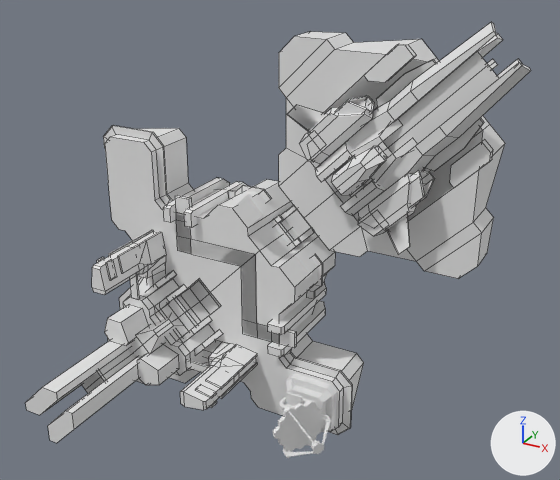
Before and after pictures for a commit that changed the FBX model Assets/_Project/Addressables/Remote/Territory/FBX_Territory/Territory_MainBlock.fbx.
The view is the same before and after, from a camera (50 mm lens) standing at (51.2, -69.1, 47.0) and looking at (11.7, 2.5, 11.1). The lights are fixed; the arrows at lower right show +X, +Y and +Z. The first picture is the older version. Mesh edges are drawn as thin lines on the coarser meshes. Where no turn or scale is listed for an object, it has been applied to the vertices. Vertices at exactly the same position are counted once.

The first picture shows 'Cliff1', 'Cliff2', 'CommandCenter', 'LightBringer', 'LightBringer_Ground', 'MainBlock_Ground', 'Telescope', 'WalkPath' and 2 more.
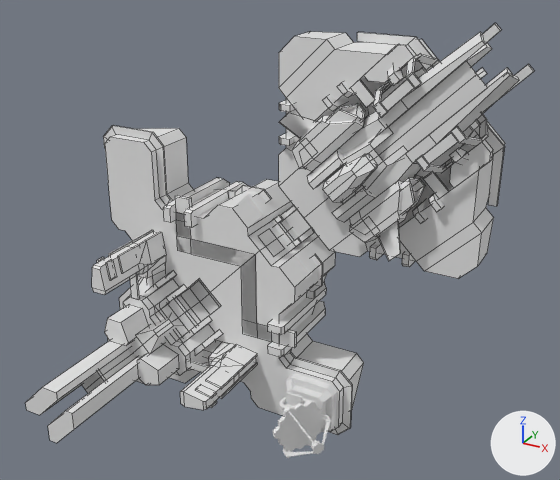
The change in detail:
me_cube_106 is used by ob_lightbringer_ground; location (20.0, 10.0, 20.0).
Verts and faces of me_cube_106; kept vertices keep their numbers, new ones are numbered from 99.
me_cube_106 had 99 vertices, 56 faces and spanned x -12.0..13.0, y -1.0..16.3, z -12.0..13.0.
me_cube_106 now has 345 vertices, 196 faces and spans x -12.0..14.7, y -4.0..16.3, z -12.0..14.8.
Part 1, on me_cube_106:
127 vertices are added at x -5.9..14.7, y -4.0..7.0, z -5.9..14.8.
39 new vertices lie (0.6, 0.0, 0.6) away from vertices in x 0.0..10.7, y -4.0..4.1, z -0.1..11.4.
6 new vertices lie (-1.1, 0.0, 1.0) away from vertices in x 2.0..10.5, y -4.0..4.1, z 4.4..9.4.
6 new vertices lie (0.7, 0.0, 0.6) away from vertices in x 0.9..4.4, y -4.0..4.1, z 7.0..10.4.
20 new vertices lie (0.5, 0.0, 0.5) away from vertices in x -5.9..8.2, y -2.0..3.0, z -5.9..8.2.
8 new vertices lie (0.0, 0.5, 0.0) away from vertices in x 4.1..14.7, y 7.0, z 4.1..14.8.
6 new vertices lie (-1.0, 0.0, -1.0) away from vertices in x -2.0..13.0, y -1.0..5.0, z -2.0..13.0.
6 new vertices lie (0.0, 2.1, 0.0) away from vertices in x 0.1..12.1, y -1.0, z 3.4..8.4.
130 new faces join them.
Part 2, on me_cube_106:
New vertex 263 is at (4.6, 2.0, -10.0).
New vertex 264 is at (4.6, -2.0, -10.0), pixel (402, 254).
New vertex 265 is at (4.6, -1.5, -11.7), pixel (403, 266).
New vertex 266 is at (4.6, -2.0, -11.2), pixel (401, 263).
New vertex 267 is at (0.6, 2.0, -10.0).
New vertex 268 is at (0.6, -2.0, -10.0), pixel (369, 247).
New vertex 269 is at (0.6, -1.5, -11.7), pixel (370, 258).
New vertex 270 is at (0.6, -2.0, -11.2), pixel (369, 256).
New vertices 271 to 278 stand at vertices 263 to 270, in that order, plus (0.8, 0.0, 0.0).
New vertex 295 is at (-10.0, 2.0, 0.6).
New vertex 296 is at (-10.0, -2.0, 0.6), pixel (289, 145).
New vertex 297 is at (-11.7, -1.5, 0.6), pixel (278, 142).
New vertex 298 is at (-11.2, -2.0, 0.6), pixel (280, 144).
New vertex 299 is at (-10.0, 2.0, 4.6).
New vertex 300 is at (-10.0, -2.0, 4.6), pixel (289, 112).
New vertex 301 is at (-11.7, -1.5, 4.6), pixel (278, 109).
New vertex 302 is at (-11.2, -2.0, 4.6), pixel (280, 110).
New vertices 303 to 310 stand at vertices 295 to 302, in that order, plus (0.0, 0.0, 0.8).
New vertices 311 to 314 stand at vertices 273, 277, 305, 309, in that order, plus (0.0, 3.5, 0.0).
New faces: (263, 264, 272, 271), (265, 273, 274, 266), (271, 272, 274, 273, 311), (264, 266, 274, 272), (267, 268, 276, 275), (269, 277, 278, 270).
New faces: (275, 276, 278, 277, 312), (268, 270, 278, 276), (295, 303, 304, 296), (297, 305, 306, 298), (303, 313, 305, 306, 304), (296, 304, 306, 298).
New faces: (299, 307, 308, 300), (301, 309, 310, 302), (307, 314, 309, 310, 308), (300, 308, 310, 302).
Other edits to the shape of me_cube_106 do not show in these pictures.
Object 'LightBringer' (ob_lightbringer) moves from (19.0, 10.7, 19.0) to (18.0, 10.7, 18.0).

Pixel boxes (x1, y1, x2, y2) of what changed, in the pictures (560 x 480 px):
'LightBringer_Ground', reshaped (13% wider)
    before: (279, 32, 505, 278)
    after: (279, 23, 534, 278)
'LightBringer', moved
    before: (287, 22, 531, 255)
    after: (279, 32, 519, 261)
part 1 of me_cube_106, added
    after: (322, 23, 534, 224)
part 2 of me_cube_106, added
    after: (279, 100, 415, 267)
